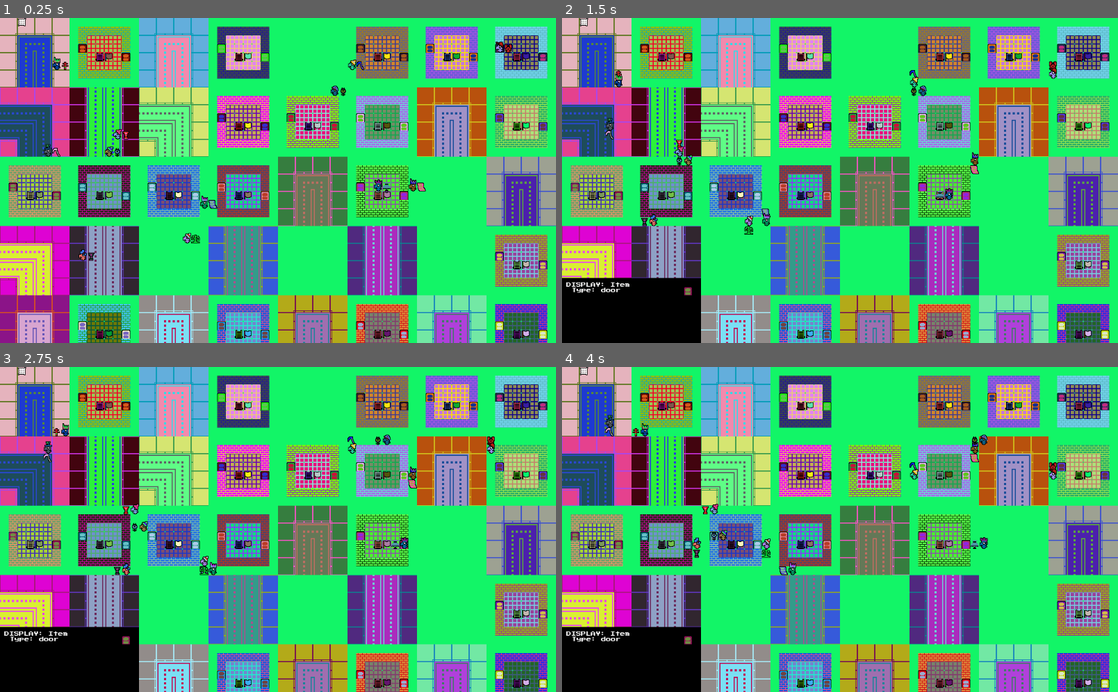
Above: before the commit, frames 1-4 (two rows, left to right).
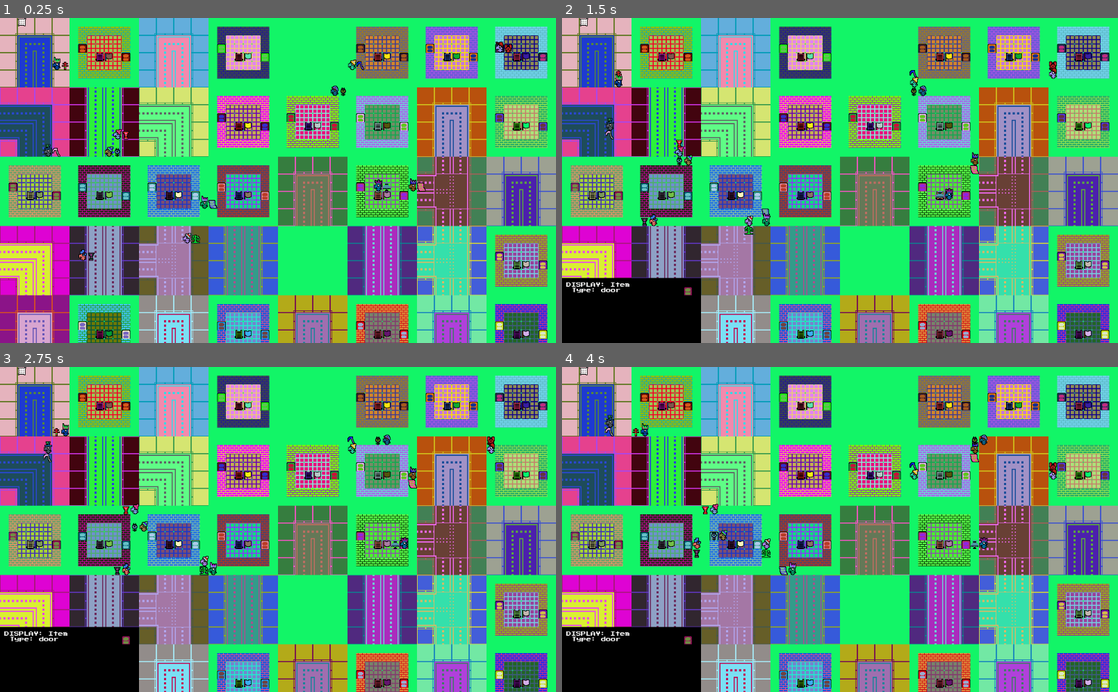
Above: after the commit, the same moments.

Repository: medmaster0/RogueCiv
Game: Godot game, scene res://Game.tscn
Same seed, same stepped clock (60 frames per second), same inputs: the game is played once before the commit and once after it.
Inputs (mouse positions are in pixels of both pictures, inside the frame that each line leads up to):
- Up to frame 1 (0.25 s): no input
- Up to frame 2 (1.5 s): click (573, 187) at 0.52 s; click (573, 187) at 1.27 s
- Up to frame 3 (2.75 s): click (11, 536) at 2.02 s
- Up to frame 4 (4 s): no input

The runs differ from the first frame. In frame 1, 8.0% of the frame differs, in the area x 25-88%, y 42-86%; in frame 2, 8.0%; in frame 3, 8.1%; in frame 4, 8.0%.

Commit message:
Added tri street pattern

Diff:
--- a/Game.gd
+++ b/Game.gd
@@ -138,47 +138,37 @@
 			var block_type = neighboorhood_flow_map[i][j]
 			match(block_type):
 				'0000':
-					print("hit")
+					print("quade here")
 				'0001':
-					print("hit")
+					BuildingGen.put_items_street_tri(self, temp_x_coord, temp_y_coord, 0)
 				'0010':
-					print("hit")
+					BuildingGen.put_items_street_tri(self, temp_x_coord, temp_y_coord, 0)
 				'0011':
-					print("hit")
 					BuildingGen.put_items_street_straight(self, temp_x_coord, temp_y_coord, 0)
 				'0100':
-					print("hit")
+					BuildingGen.put_items_street_tri(self, temp_x_coord, temp_y_coord, 0)
 				'0101':
-					print("hit")
 					BuildingGen.put_items_street_elbow(self, temp_x_coord, temp_y_coord, 0)
 				'0110':
-					print("hit")
 					BuildingGen.put_items_street_elbow(self, temp_x_coord, temp_y_coord, 0)
 				'0111':
-					print("end")
 					BuildingGen.put_items_street_end(self, temp_x_coord, temp_y_coord, 0)
 				'1000':
-					print("hit")
+					BuildingGen.put_items_street_tri(self, temp_x_coord, temp_y_coord, 0)
 				'1001':
-					print("hit")
 					BuildingGen.put_items_street_elbow(self, temp_x_coord, temp_y_coord, 0)
 				'1010':
-					print("hit")
 					BuildingGen.put_items_street_elbow(self, temp_x_coord, temp_y_coord, 0)
 				'1011':
-					print("end")
 					BuildingGen.put_items_street_end(self, temp_x_coord, temp_y_coord, 0)
 				'1100':
-					print("hit")
 					BuildingGen.put_items_street_straight(self, temp_x_coord, temp_y_coord, 0)
 				'1101':
-					print("end")
 					BuildingGen.put_items_street_end(self, temp_x_coord, temp_y_coord, 0)
 				'1110':
-					print("end")
 					BuildingGen.put_items_street_end(self, temp_x_coord, temp_y_coord, 0)
 				'1111':
-					print("hit")
+					print("nothing")
 
 
 
--- a/Scripts/BuildingGen.gd
+++ b/Scripts/BuildingGen.gd
@@ -319,6 +319,33 @@
 
 ]
 
+var streetTri_tiles = [
+
+[16,15,06,06,06,06,15,11],
+[15,13,08,07,07,08,15,11],
+[06,08,01,03,03,02,15,11],
+[06,07,03,05,04,02,15,11],
+[06,07,03,05,04,02,15,11],
+[06,08,01,03,03,02,15,11],
+[15,13,08,07,07,07,15,11],
+[16,15,06,06,06,06,15,11]
+
+]
+
+#These correspond to the rotation code for Item.rotate function
+var streetTri_orientation = [
+
+[1,0,0,2,0,2,4,0],
+[6,1,0,0,4,4,2,2],
+[1,6,0,0,4,0,4,0],
+[3,6,1,0,0,0,2,2],
+[1,3,3,3,5,0,4,0],
+[3,3,3,0,4,0,2,2],
+[3,0,5,5,2,5,4,0],
+[0,5,0,2,0,2,2,2]
+
+]
+
 ##Function that puts the building items in a Main Game Scene
 # The game_scene will put the items as children
 # But will also keep track of them in map_items[][][] 3D indexed arrays
@@ -371,7 +398,6 @@
 			temp_item.find_node("SelectButton").visible = false
 			temp_item.z_index = z_coord - 1
 
-
 func put_items_street_straight(game_scene, x_coord_global, y_coord_global, z_coord):
 	var Item = load("res://Scenes//Item.tscn") #Used as a template for making items
 
@@ -463,3 +489,49 @@
 				temp_item.SetSecoColor(sidewalkSeco)
 			temp_item.find_node("SelectButton").visible = false
 			temp_item.z_index = z_coord - 1
+
+func put_items_street_tri(game_scene, x_coord_global, y_coord_global, z_coord):
+	var Item = load("res://Scenes//Item.tscn") #Used as a template for making items
+
+	var temp_item #the temp item used to create the items
+	var temp_x_coord_global #the global position of created item
+	var temp_y_coord_global #the global position of created item
+	var temp_x_coord_map #the map position of created item
+	var temp_y_coord_map #the map position of created item
+	var tile_size = 16 #How many global pixels wide/high a tile is....
+
+	#COLORS>..... SHOULD handle this better
+	var roadPrim = Color(randf(), randf(), randf())
+	var roadSeco = Color(randf(), randf(), randf())
+	var sidewalkPrim = Color(randf(), randf(), randf())
+	var sidewalkSeco = Color(randf(), randf(), randf())
+
+	#Read through the map - NOTE THE ORDER OF ROWS/COLS!!!
+	for i in range(streetTri_tiles.size()): #rows, y-dim
+		for j in range(streetTri_tiles[i].size()): #cols, x-dim
+			#Figure out coords
+			temp_x_coord_map = j + (x_coord_global/tile_size)
+			temp_y_coord_map = i + (y_coord_global/tile_size)
+			temp_x_coord_global = tile_size * temp_x_coord_map
+			temp_y_coord_global = tile_size * temp_y_coord_map
+
+			#Choose Item type and Building Array
+			#Basically, we add 200 to it.
+			var tile_type = streetTri_tiles[i][j]
+			var orientation_type = streetTri_orientation[i][j]
+			#Create Item
+			temp_item = Item.instance()
+			temp_item.position = Vector2(temp_x_coord_global,temp_y_coord_global)
+			game_scene.add_child(temp_item)
+			temp_item.setTile(int(tile_type) + 200)
+			temp_item.rotateSprites(orientation_type)
+			game_scene.map_buildings[temp_x_coord_map][temp_y_coord_map][z_coord].append(temp_item)
+			#200-210 are roads,
+			if int(tile_type) + 200 <= 210:
+				temp_item.SetPrimColor(roadPrim)
+				temp_item.SetSecoColor(roadSeco)
+			else:
+				temp_item.SetPrimColor(sidewalkPrim)
+				temp_item.SetSecoColor(sidewalkSeco)
+			temp_item.find_node("SelectButton").visible = false
+			temp_item.z_index = z_coord - 1
